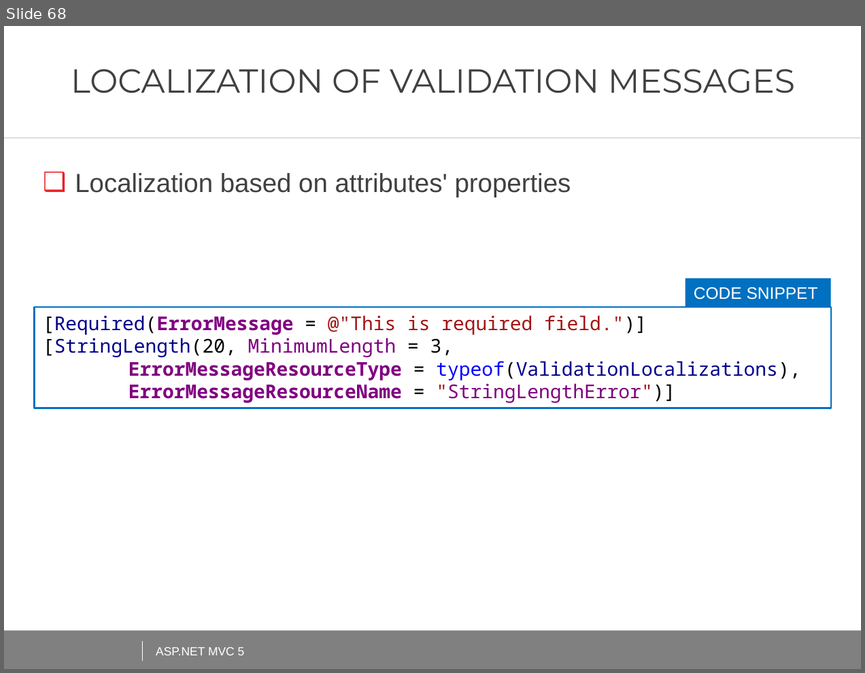
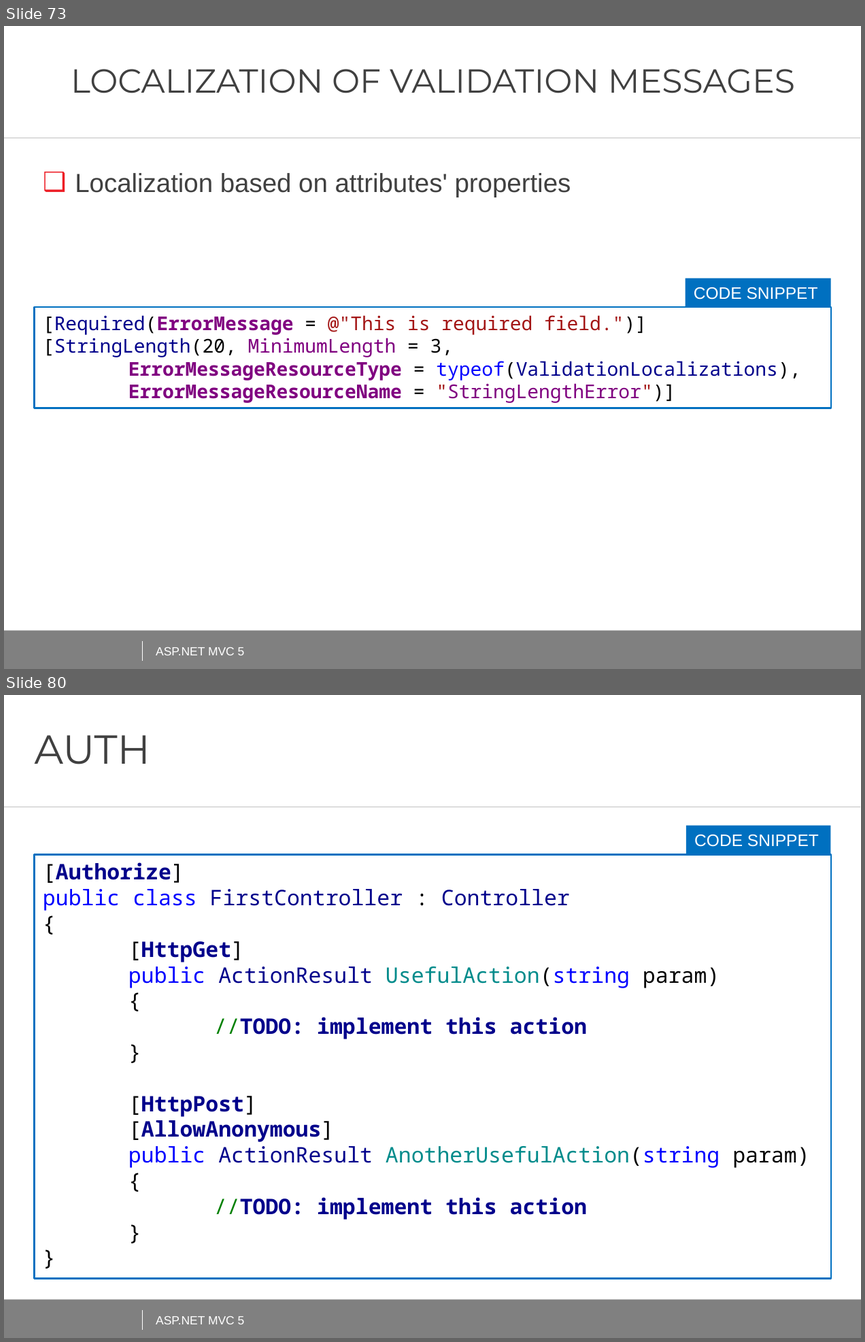
Before and after one commit to AndreiShenets/ASP.NET-Lectures, a slide deck: ASP.NET - iTechArt 2018.pptx. Shown one above the other, each under a label of ours: slide 68 before the commit, slides 73 and 80 after it; the slides between them are not shown. The pictures are 865x673 and 865x1342 pixels, drawn with LibreOffice and Linux fonts; fonts in the diff are those of the drawing; background and template pictures are left out. Boxes give left, top, right and bottom in pixels: in the first picture for what was removed or moved away, otherwise in the second. Text is boxed around its words. In the diff, an @@ line names an element or a change of style, - is before the commit and + after.

Commit message:
Partial changes - Staring work on ASP.NET CORE lecture - Partial implementation of ASP.NET MVC lecture

```diff
--- a/ASP.NET - iTechArt 2018.pptx
+++ b/ASP.NET - iTechArt 2018.pptx
@@ slide 80 added at (x1=4, y1=695, x2=861, y2=1338), background #FFFFFF; not listed: 4 template elements that a slide beside it also shows @@
@@ title added at (x1=35, y1=735, x2=150, y2=764), 34 pt, text #404040 @@
+AUTH
@@ rectangle added at (x1=686, y1=826, x2=831, y2=854), fill #0070C0, 14 pt, text #FFFFFF @@
+CODE SNIPPET
@@ rectangle added at (x1=34, y1=854, x2=831, y2=1278), fill #FFFFFF, outline #0070C0 1.5 pt, 18 pt, text #00008B @@
+[Authorize]
+public class FirstController : Controller
+{
+[HttpGet]
+public ActionResult UsefulAction(string param)
+{
+//TODO: implement this action
+}
+[HttpPost]
+[AllowAnonymous]
+public ActionResult AnotherUsefulAction(string param)
+{
+//TODO: implement this action
+}
+}
@@ text added at (x1=156, y1=1316, x2=245, y2=1324), 10 pt, text #FFFFFF @@
+ASP.NET MVC 5
@@ what was slide 68 is now slide 73 @@
```
Also in this commit, not shown: 5 slides changed, 21 other slides added, 1 slide removed, 1 other file.
